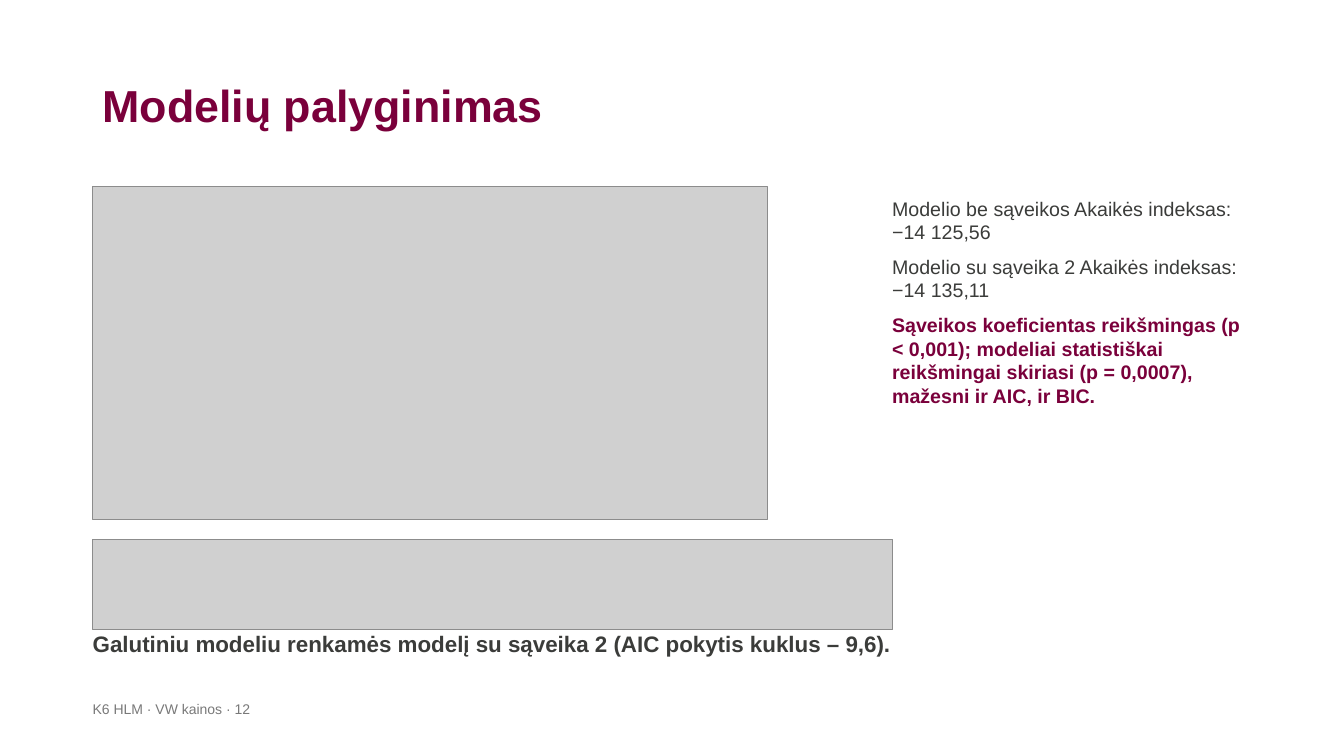
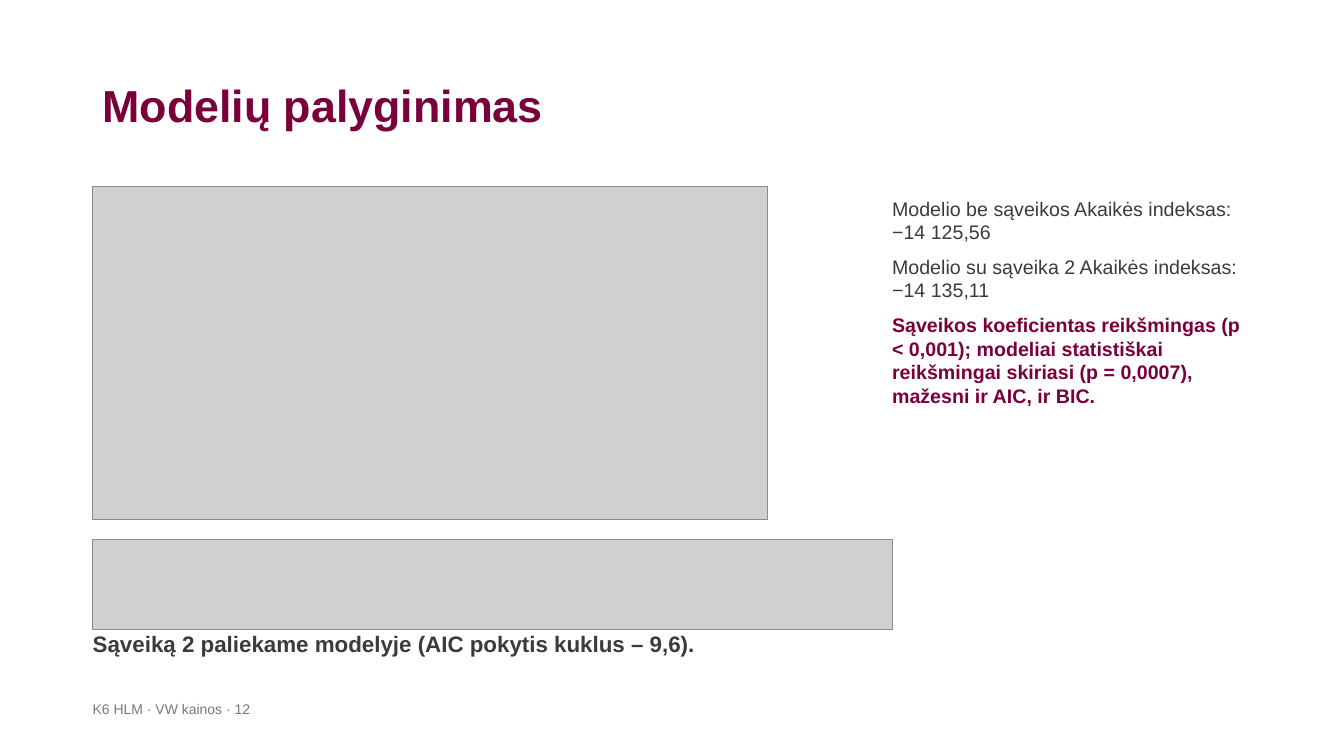
Before and after one commit to LidijaPu/K6, a slide deck: slide 12 of K6_HLM_VW_pristatymas-2.pptx. Drawn at 1344x756 pixels with LibreOffice and Linux fonts; fonts in the diff are those of the drawing; grey boxes stand for pictures; background and template pictures are left out. Boxes give left, top, right and bottom in pixels: in the first picture for what was removed or moved away, otherwise in the second. Text is boxed around its words. In the diff, an @@ line names an element or a change of style, - is before the commit and + after.

```diff
--- a/K6_HLM_VW_pristatymas-2.pptx
+++ b/K6_HLM_VW_pristatymas-2.pptx
@@ text at [93, 635, 695, 657]: text changed @@
-Galutiniu modeliu renkamės modelį su sąveika 2 (AIC pokytis kuklus – 9,6).
+Sąveiką 2 paliekame modelyje (AIC pokytis kuklus – 9,6).
```
Also in this commit, not shown: 7 other slides changed, 2 slides added, 4 other files.
